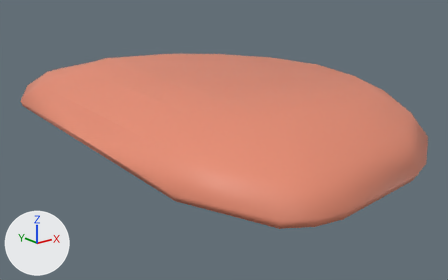
A saved change to the FBX model TFG/Assets/Resources/Models/Assets/SETA LATERAL/setalateral_low.fbx.
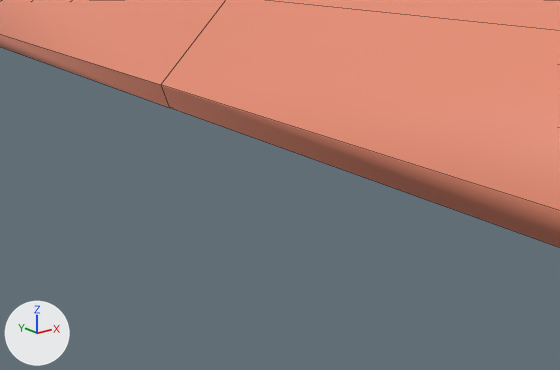
Each version appears first whole from a camera (50 mm lens) standing at (-0.806, -1.314, 0.464) and looking at (0.22, -0.032, -0.049), and next in a close-up from a camera (50 mm lens) standing at (-0.43, -0.434, 0.11) and looking at (-0.145, -0.078, -0.032). Lighting does not change. The marker at lower left points along +X, +Y and +Z. The close-ups show mesh edges as thin lines. Where no turn or scale is listed for an object, it has been applied to the vertices.

The scene before the commit, as lines of its bpy script (objects in view):
```python
me_mesh = bpy.data.meshes.new('Mesh')
me_mesh.from_pydata(...)  # 96 vertices, 96 faces; spans x -0.216..0.692, y -0.677..0.675, z 0.0..0.128
me_mesh.materials.append(mat_material_002)  # orange #e78d72
ob_setalateral_low = bpy.data.objects.new('setalateral_low', me_mesh)
ob_setalateral_low.location = (0.0, 0.0, 0.0)
```
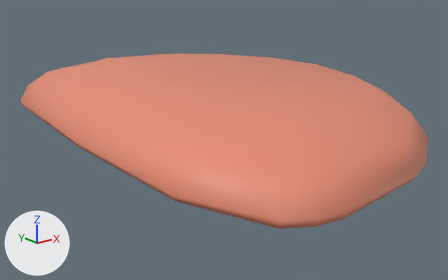
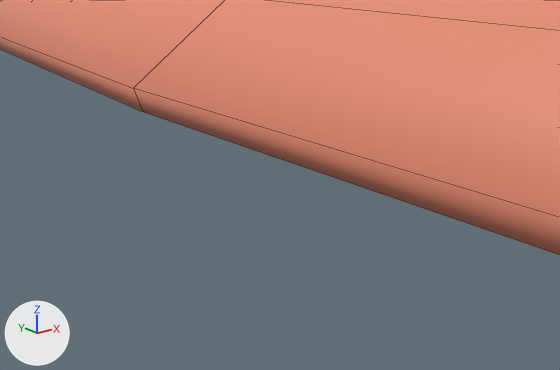
Pixel boxes (x1, y1, x2, y2) of what changed, in the close-ups (560 x 370 px):
```json
{"object": "setalateral_low", "change": "reshaped", "before": [0, 0, 560, 248], "after": [0, 0, 560, 255]}
```

The change, as JSON lines over the scene's bpy script:
```json
{"block": "me_mesh", "where": "me_mesh.from_pydata(...)  # 96 vertices, 96 faces; spans x -0.216..0.692, y -0.677..0.675, z 0.0..0.128"}
{"block": "me_mesh", "where": "# used by ob_setalateral_low; location = (0.0, 0.0, 0.0)"}
{"block": "me_mesh", "change": "me_mesh part 1"}
{"op": "set", "path": "me_mesh.vertices[88].co", "old": "(-0.191, -0.018, 0.027)", "new": "(-0.21, -0.018, 0.027)", "note": "pixel (160, 84) -> pixel (133, 88)"}
{"op": "set", "path": "me_mesh.vertices[94].co", "old": "(-0.184, -0.016, 0.011)", "new": "(-0.203, -0.016, 0.011)", "note": "pixel (169, 107) -> pixel (142, 111)"}
```
